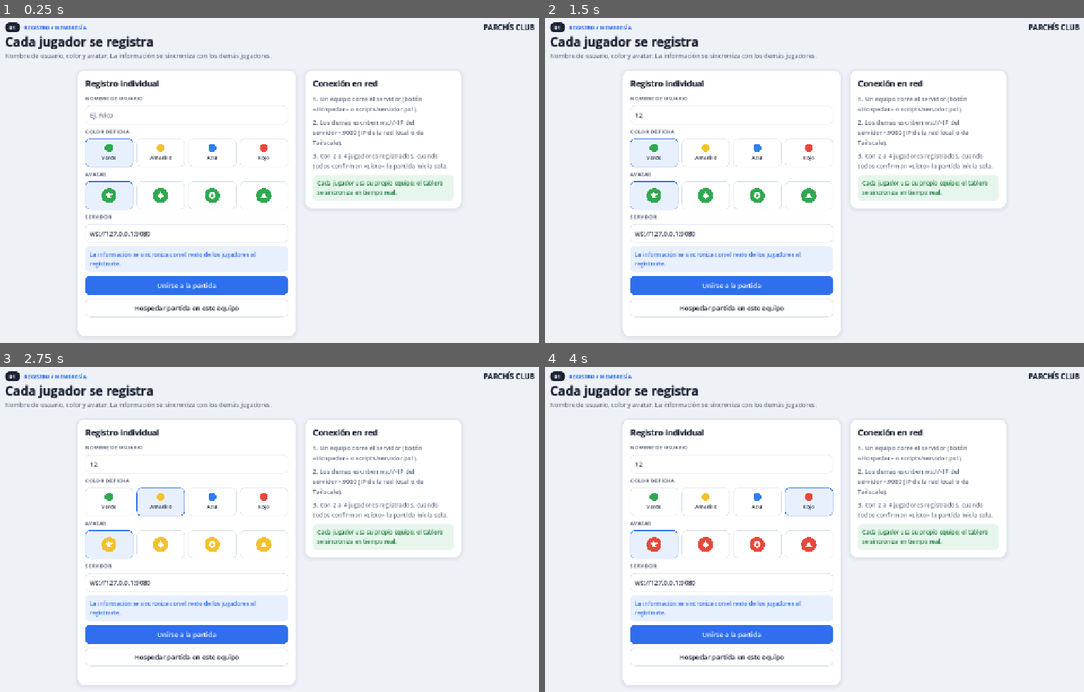
Above: before the commit, frames 1-4 (two rows, left to right).
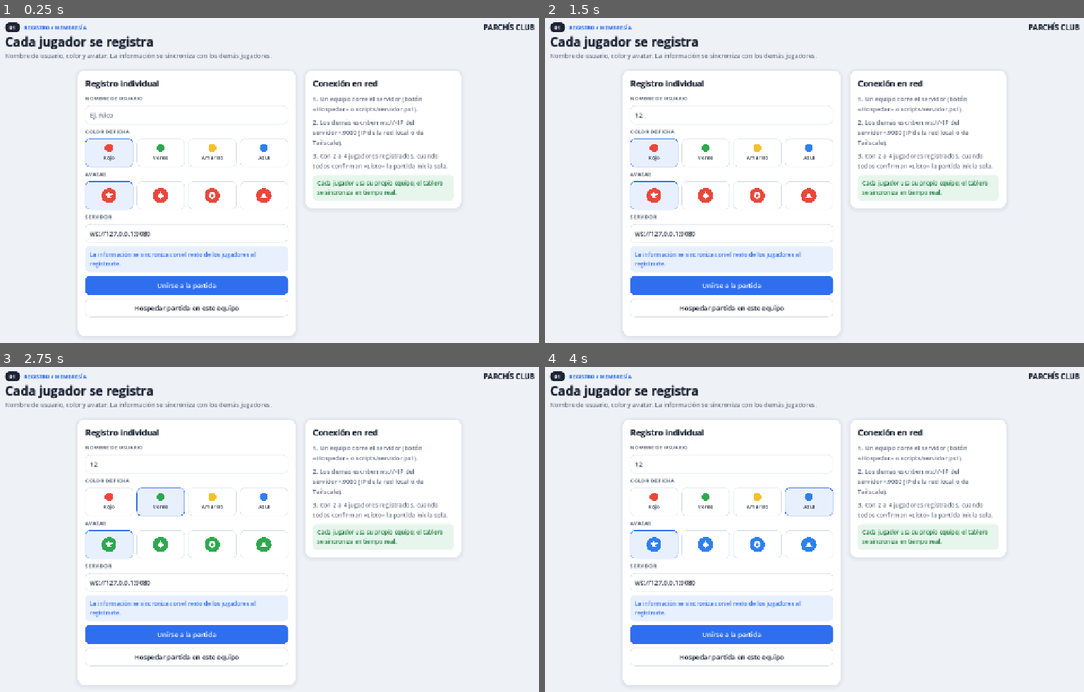
Above: after the commit, the same moments.

Repository: Darorico/parch-s-equipo-4-
Game: Godot game, scene res://main.tscn
The game is run twice, just before and just after one commit, with the same random seed, the same clock (stepped at 60 frames per second) and the same inputs.
Inputs (mouse positions are in pixels of both pictures, inside the frame that each line leads up to):
- Up to frame 1 (0.25 s): no input
- Up to frame 2 (1.5 s): click (733, 115) at 0.52 s; type "12" at 0.6 s; click (652, 151) at 1.27 s
- Up to frame 3 (2.75 s): click (161, 500) at 2.02 s
- Up to frame 4 (4 s): click (755, 500) at 2.77 s; click (809, 500) at 3.52 s

The runs differ from the first frame. In frame 1, 0.6% of the frame differs, in the area x 18-51%, y 38-57%; in frame 2, 0.6%; in frame 3, 0.6%; in frame 4, 0.6%.
Error after the commit: Parse Error: Identifier "Bitacora" not declared in the current scope. (res://views/vista_tablero.gd:18)

Commit message:
Fichas en sentido antihorario: nuevas salidas y casillas seguras en el Mock

Diff:
--- a/models/jugador.gd
+++ b/models/jugador.gd
@@ -2,9 +2,10 @@
 extends RefCounted
 ## Jugador registrado en la partida (CU01): nombre, color, avatar y sus cuatro fichas.
 
-## Colores en sentido horario sobre el tablero: verde (arriba-izq), amarillo (arriba-der),
-## azul (abajo-der) y rojo (abajo-izq). Este también es el orden de los turnos.
-const COLORES: Array[String] = ["verde", "amarillo", "azul", "rojo"]
+## Colores en sentido horario sobre el tablero: rojo (arriba-izq), verde (arriba-der),
+## amarillo (abajo-der) y azul (abajo-izq). Es el orden de los turnos (horario, como pide el PDF);
+## las fichas, en cambio, avanzan en sentido antihorario.
+const COLORES: Array[String] = ["rojo", "verde", "amarillo", "azul"]
 const FICHAS_POR_JUGADOR := 4
 
 var id: int
--- a/models/reglas/reglas_mock.gd
+++ b/models/reglas/reglas_mock.gd
@@ -5,7 +5,8 @@
 ##   - generar_valor(): número aleatorio del 1 al 6.
 ##   - Con un 5: «Sacar ficha de la casa» (posicionar_en_salida), con mensaje de éxito.
 ##   - Con cualquier número: «Ficha movida N casillas» (actualizar_posicion).
-##   - Captura simple: si cae sobre una ficha rival fuera de una salida, la manda a su casa.
+##   - Las fichas avanzan en sentido ANTIHORARIO por un recorrido de 68 casillas.
+##   - Captura simple: si cae sobre una ficha rival fuera de una casilla segura, la manda a su casa.
 ##   - Fin de turno: con un 6 se vuelve a tirar (máximo 3 tiros seguidos); si no, el turno pasa.
 ## No simula barreras, el pasillo de meta ni la victoria por meta (eso es del motor real).
 
@@ -15,8 +16,10 @@
 const VALOR_REPETIR := 6
 const MAX_TIROS_SEGUIDOS := 3
 const REPETIR_CON_SEIS := true
-## Casilla de salida de cada color (índice en el recorrido de 68 casillas).
-const SALIDAS := {"verde": 4, "amarillo": 21, "azul": 38, "rojo": 55}
+## Casilla de salida de cada color (índice en el recorrido de 68 casillas, que avanza en sentido antihorario).
+const SALIDAS := {"rojo": 4, "azul": 21, "amarillo": 38, "verde": 55}
+## Casillas seguras (no se puede capturar en ellas): las salidas y las grises del tablero.
+const SEGUROS := [4, 11, 16, 21, 28, 33, 38, 45, 50, 55, 62, 67]
 
 var _rng := RandomNumberGenerator.new()
 ## Valores forzados del dado (solo para grabar demos reproducibles: `-- --dados=5,3,6,2`).
@@ -74,7 +77,7 @@
 		return _fallo("Esa ficha no se puede mover.")
 	var destino: int = (casillas[indice] + valor) % CASILLAS_RECORRIDO
 	casillas[indice] = destino
-	var texto := "Ficha %d movida %d casillas." % [ficha_id, valor]
+	var texto := "Ficha %d movida %d %s." % [ficha_id, valor, "casilla" if valor == 1 else "casillas"]
 	var capturada := enviar_ficha_a_base(jugador_id, destino)
 	if capturada != "":
 		texto += " ¡Capturó una ficha %s, que regresa a su casa!" % capturada
@@ -83,8 +86,8 @@
 
 ## Simula CU07 Capturar Ficha. Devuelve el color capturado o "" si no hubo captura.
 func enviar_ficha_a_base(jugador_id: int, casilla: int) -> String:
-	if casilla in SALIDAS.values():
-		return ""  # Las salidas son casillas seguras.
+	if casilla in SEGUROS:
+		return ""
 	for otro: int in _casillas:
 		if otro == jugador_id:
 			continue
--- a/views/bitacora.gd
+++ /dev/null
@@ -1,27 +0,0 @@
-class_name Bitacora
-extends PanelContainer
-## Caja amarilla con los mensajes del turno (resultados que devuelve el subsistema de reglas).
-
-const MAXIMO := 6
-
-var _lineas := VBoxContainer.new()
-
-
-func _init() -> void:
-	add_theme_stylebox_override("panel", Estilo.caja(Estilo.AVISO, 14, Estilo.AVISO_BORDE, 14))
-	var columna := VBoxContainer.new()
-	columna.add_theme_constant_override("separation", 6)
-	columna.add_child(Estilo.etiqueta("Bitácora del turno", 15, Estilo.TEXTO, true))
-	_lineas.add_theme_constant_override("separation", 4)
-	columna.add_child(_lineas)
-	add_child(columna)
-
-
-func agregar(texto: String, color := Estilo.TEXTO) -> void:
-	var linea := Estilo.parrafo("• " + texto, 13, color)
-	_lineas.add_child(linea)
-	_lineas.move_child(linea, 0)
-	while _lineas.get_child_count() > MAXIMO:
-		var vieja := _lineas.get_child(_lineas.get_child_count() - 1)
-		_lineas.remove_child(vieja)
-		vieja.queue_free()
Not shown, removed: views/bitacora.gd.uid
